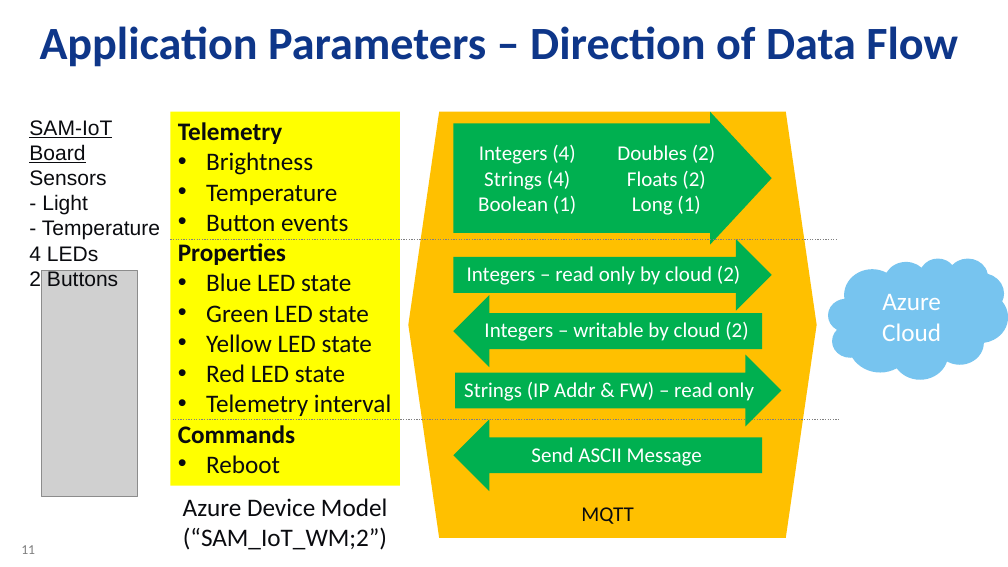
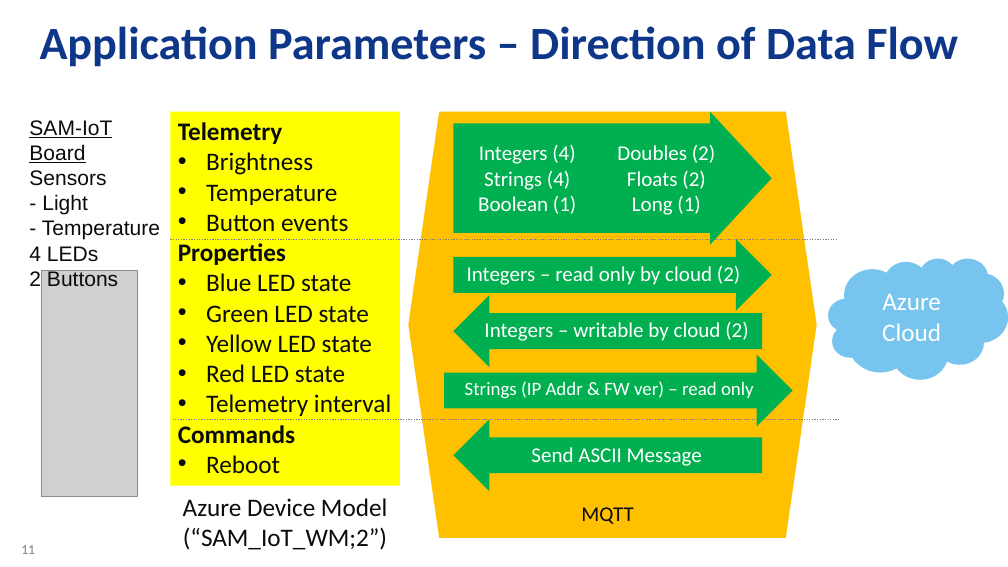
Before and after one commit to daisukeiot/Microchip-SAM-IoT-Wx-1, a slide deck: slide 11 of AO-Smith-MSFT-MCHP-r6.pptx. Drawn at 1008x567 pixels with LibreOffice and Linux fonts; fonts in the diff are those of the drawing; grey boxes stand for pictures; background and template pictures are left out. Boxes give left, top, right and bottom in pixels: in the first picture for what was removed or moved away, otherwise in the second. Text is boxed around its words. In the diff, an @@ line names an element or a change of style, - is before the commit and + after.

```diff
--- a/AO-Smith-MSFT-MCHP-r6.pptx
+++ b/AO-Smith-MSFT-MCHP-r6.pptx
@@ right arrow "Strings (IP Addr & FW ...": place and size @@
-right arrow "Strings (IP Addr & FW ..." at [455,355,781,426]
+right arrow "Strings (IP Addr & FW ..." at [444,355,792,426]
@@ text in right arrow at [465,381,754,399]: text changed; size 20 to 18 pt @@
-Strings (IP Addr & FW) – read only
+Strings (IP Addr & FW ver) – read only
```
Also in this commit, not shown: 1 other slide changed.
